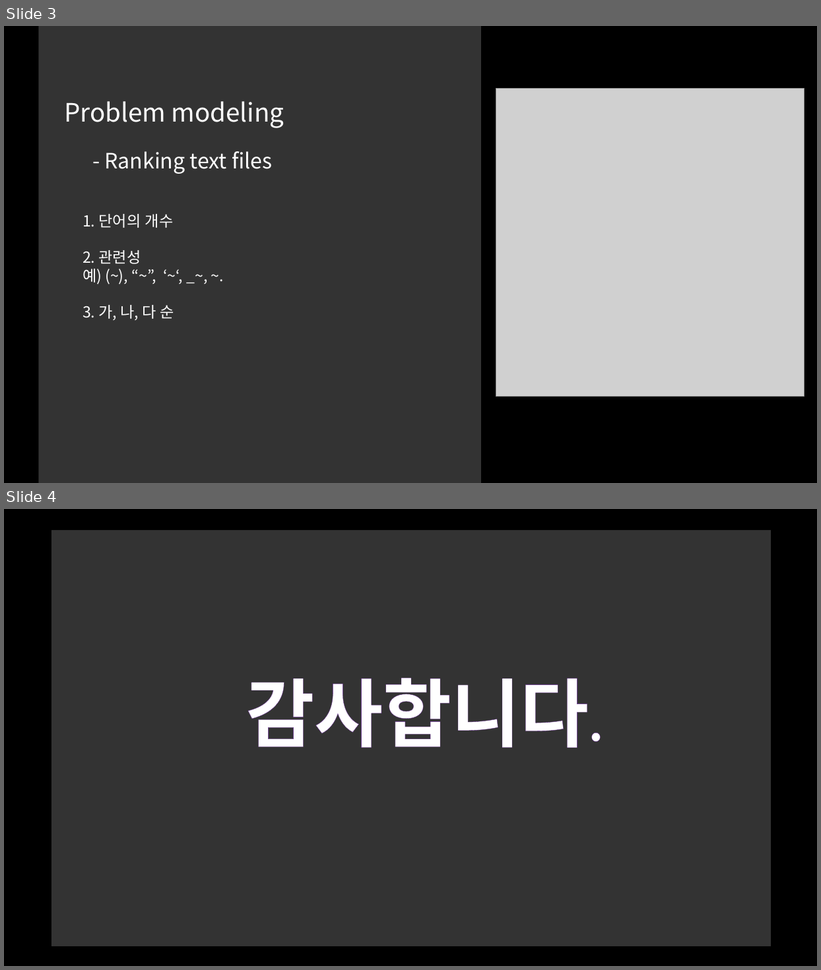
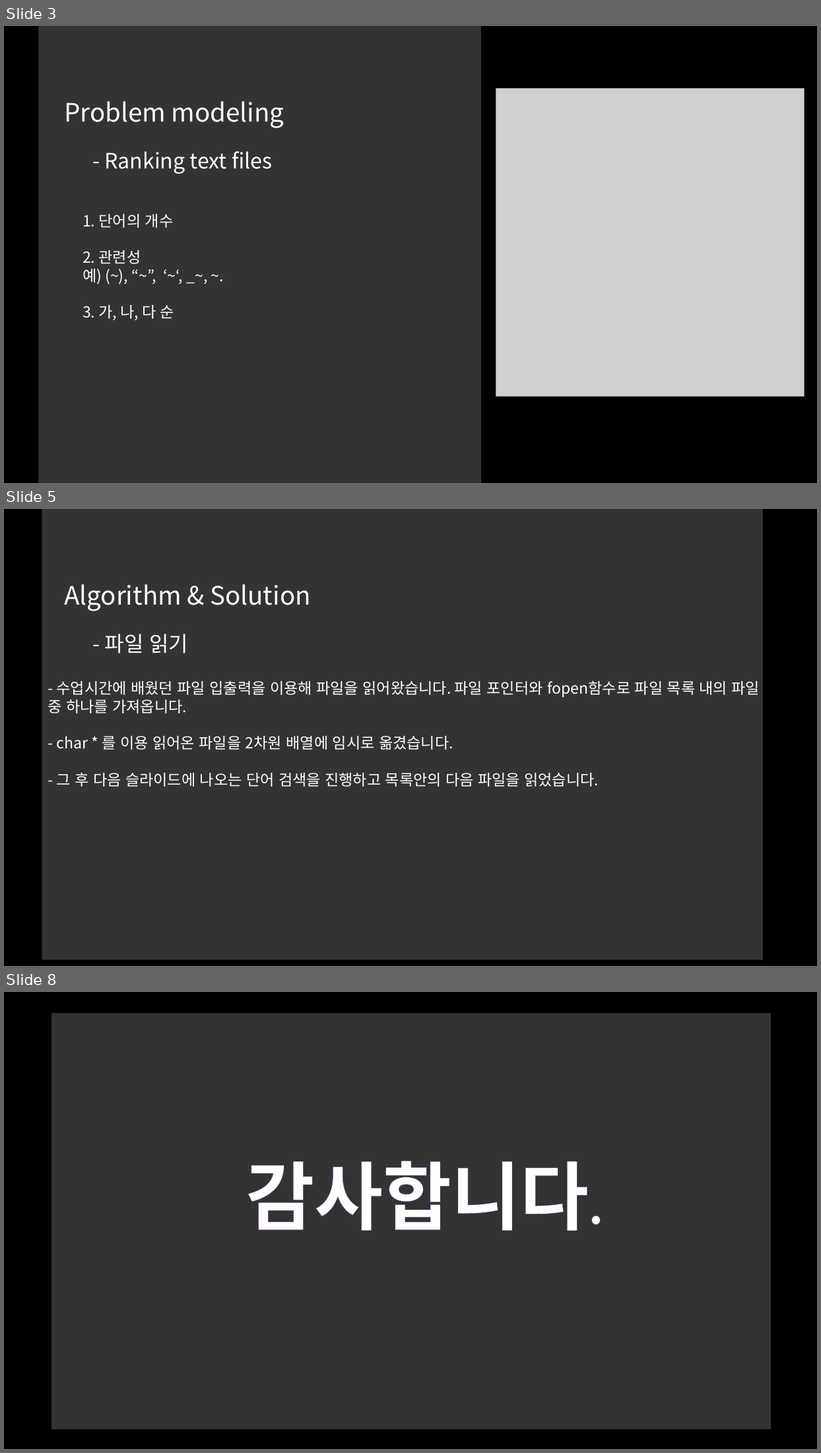
Before and after one commit to kimlohen/sw-2-project, a slide deck: 프밍 프로젝트.pptm. Shown one above the other, each under a label of ours: slides 3 and 4 before the commit, slides 3, 5 and 8 after it; the slides between them are not shown. The pictures are 821x970 and 821x1453 pixels, drawn with LibreOffice and Linux fonts; fonts in the diff are those of the drawing; grey boxes stand for pictures. Boxes give left, top, right and bottom in pixels: in the first picture for what was removed or moved away, otherwise in the second. Text is boxed around its words. In the diff, an @@ line names an element or a change of style, - is before the commit and + after.

```diff
--- a/프밍 프로젝트.pptm
+++ b/프밍 프로젝트.pptm
@@ slide 5 added at <box>4,509,817,966</box>, background #000000 @@
@@ rectangle added at <box>42,509,763,960</box>, fill #FFFFFF at 20% opacity @@
@@ text added at <box>64,584,310,611</box>, 30 pt, text #FFFFFF @@
+Algorithm & Solution
@@ text added at <box>105,634,189,654</box>, 25 pt, text #FFFFFF @@
+- 파일 읽기
@@ text added at <box>48,681,760,787</box>, 18 pt, text #FFFFFF @@
+- 수업시간에 배웠던 파일 입출력을 이용해 파일을 읽어왔습니다. 파일 포인터와 fopen함수로 파일 목록 내의 파일 중 하나를 가져옵니다.
+- char * 를 이용 읽어온 파일을 2차원 배열에 임시로 옮겼습니다.
+- 그 후 다음 슬라이드에 나오는 단어 검색을 진행하고 목록안의 다음 파일을 읽었습니다.
@@ what was slide 4 is now slide 8 @@
```
Also in this commit, not shown: 3 other slides added, 8 other files.
